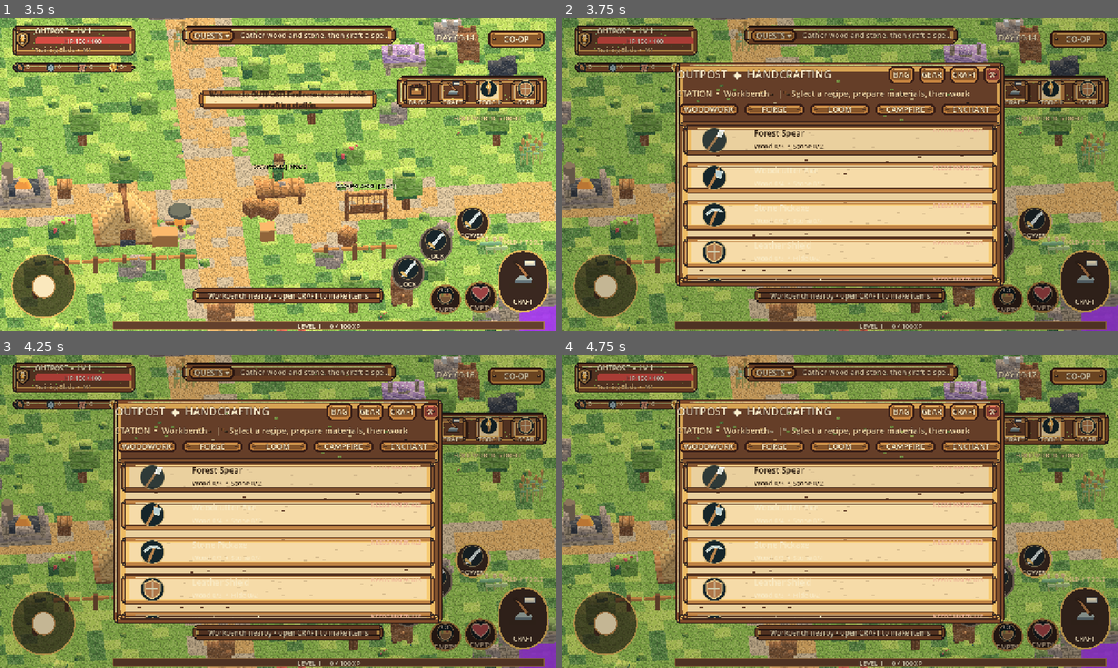
Above: before the commit, frames 1-4 (two rows, left to right).
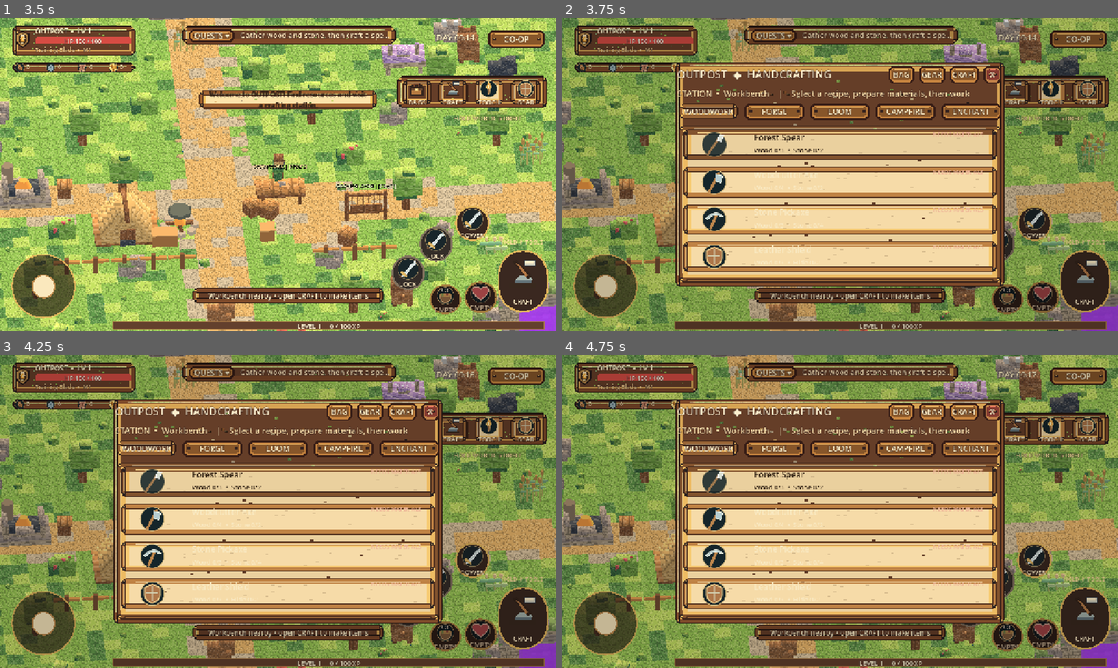
Above: after the commit, the same moments.

Repository: Smurfis/outpost-rpg
Game: Godot game, scene res://scenes/ui/company_splash.tscn
The game is run twice, just before and just after one commit, with the same random seed, the same clock (stepped at 60 frames per second) and the same inputs.
Inputs (mouse positions are in pixels of both pictures, inside the frame that each line leads up to):
- Up to frame 1 (3.5 s): tap Enter at 0.5 s; move the mouse to (400, 158) at 0.52 s; hold D 0.53-1.25 s; tap G at 0.6 s; click (400, 158) at 0.67 s; tap Space at 0.77, 1.07 s; drag from (166, 190) to (250, 237) at 1.27 s; move the mouse to (333, 105) at 2.02 s; hold D (outpost_right) 2.03-2.75 s; hold Q (outpost_camera_left) 2.03-2.75 s; drag from (250, 237) to (111, 127) at 2.77 s
- Up to frame 2 (3.75 s): move the mouse to (1006, 221) at 3.52 s; hold A (outpost_left) from 3.53 s (still down); hold C (outpost_craft) from 3.53 s (still down)
- Up to frame 3 (4.25 s): keep holding A (outpost_left); keep holding C (outpost_craft); tap Space at 3.77, 4.07 s
- Up to frame 4 (4.75 s): release A (outpost_left) at 4.25 s; release C (outpost_craft) at 4.25 s; drag from (673, 464) to (756, 433) at 4.27 s

Frame 1 is identical in both runs. In frame 2, 17% of the frame differs, in the area x 21-79%, y 27-84%; in frame 3, 17%; in frame 4, 17%.

Commit message:
fix(ui): selected station and navigation tabs use real gold border artwork

Diff:
--- a/scripts/ui/outpost_skin.gd
+++ b/scripts/ui/outpost_skin.gd
@@ -133,6 +133,19 @@
 			(pressed as StyleBoxTexture).modulate_color = Color(0.86, 0.82, 0.73)
 		button.add_theme_stylebox_override("pressed", pressed)
 		button.add_theme_stylebox_override("disabled", _button_texture("wood", "disabled"))
+	elif kind == "wood_selected":
+		# The source art contains a transparent center and an outlined golden
+		# frame. Previous code silently used the ordinary wood button instead.
+		for state in ["normal", "hover", "pressed", "disabled"]:
+			var selected_style: StyleBox = box("wood_selected")
+			if selected_style is StyleBoxTexture:
+				if state == "hover":
+					(selected_style as StyleBoxTexture).modulate_color = Color(1.0, 0.96, 0.72)
+				elif state == "pressed":
+					(selected_style as StyleBoxTexture).modulate_color = Color(0.86, 0.79, 0.60)
+				elif state == "disabled":
+					(selected_style as StyleBoxTexture).modulate_color = Color(0.55, 0.51, 0.44, 0.78)
+			button.add_theme_stylebox_override(state, selected_style)
 	else:
 		for state in ["normal", "hover", "pressed", "disabled"]:
 			button.add_theme_stylebox_override(state, _button_texture(textured_kind, state))
